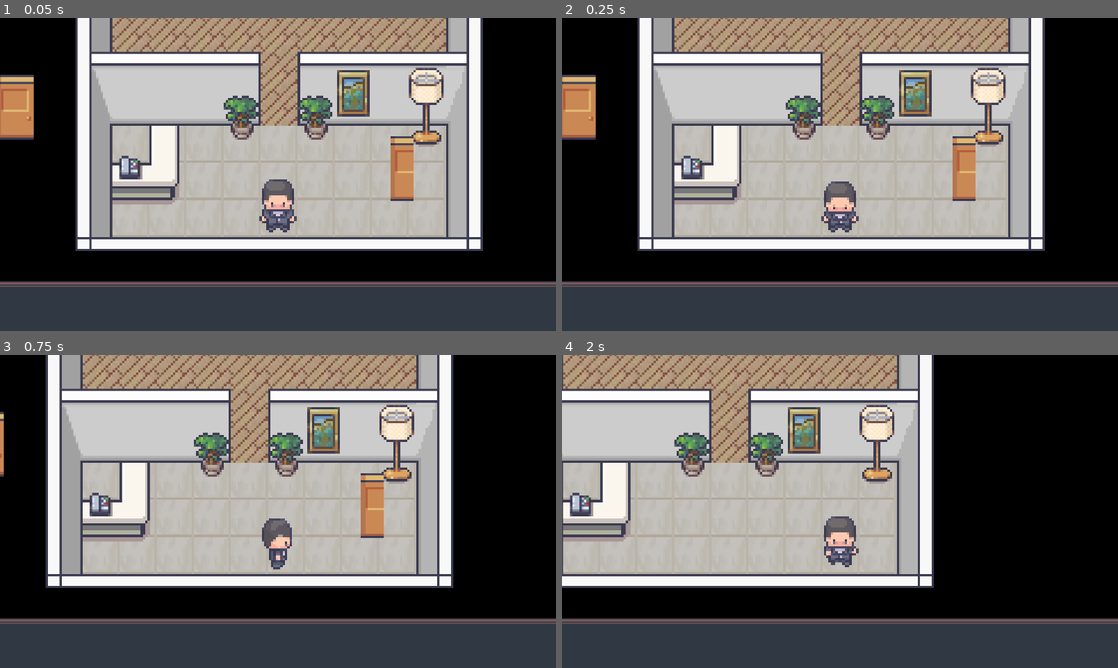
Above: before the commit, frames 1-4 (two rows, left to right).
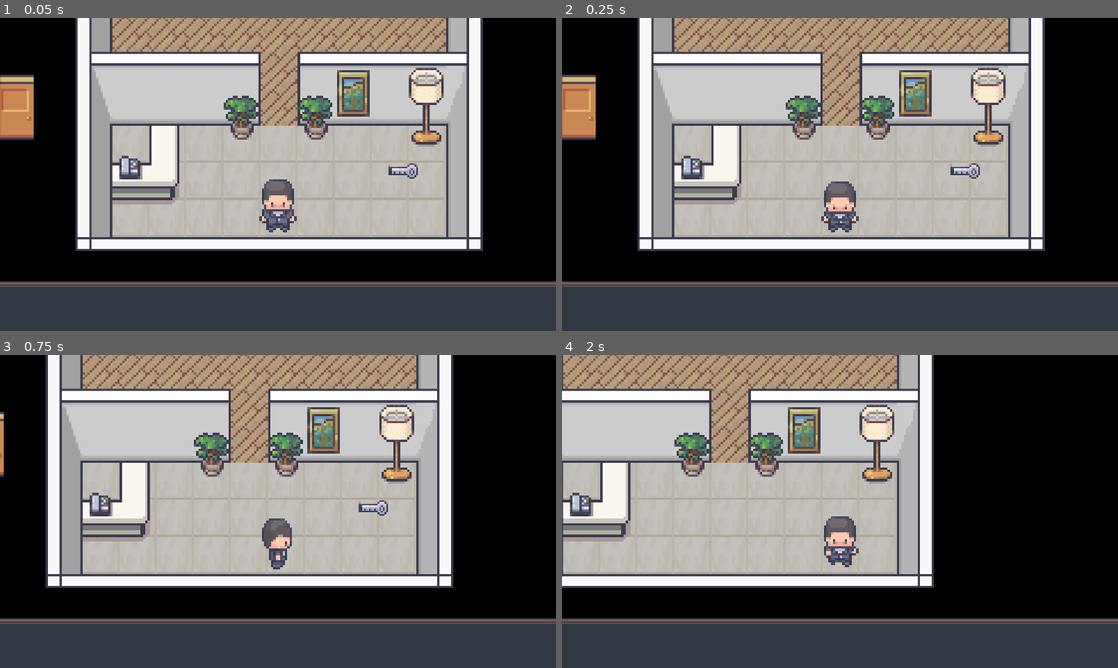
Above: after the commit, the same moments.

Repository: CISC204-S26/hw4-mrcheng-nabilmou
Game: Godot game, scene res://SCENES/TESTS/TestScene2.tscn
Same seed, same stepped clock (60 frames per second), same inputs: the game is played once before the commit and once after it. This scene is started directly instead of the project's main scene.
Inputs:
- Up to frame 1 (0.05 s): no input
- Up to frame 2 (0.25 s): no input
- Up to frame 3 (0.75 s): hold D (Right) from 0.53 s (still down); tap E (Interact) at 0.6 s
- Up to frame 4 (2 s): release D (Right) at 1.28 s; hold S (Down) from 1.28 s (still down); tap E (Interact) at 1.35 s

The runs differ from the first frame. In frame 1, 0.9% of the frame differs, in the area x 69-76%, y 37-59%; in frame 2, 0.9%; in frame 3, 0.9%, in the area x 64-70%, y 37-59%; in frame 4, nothing differs.

Commit message:
changed key

Diff:
--- a/cisc-204-pair-project/SCENES/INTERACTABLES/Key.tscn
+++ b/cisc-204-pair-project/SCENES/INTERACTABLES/Key.tscn
@@ -1,10 +1,14 @@
 [gd_scene format=3 uid="uid://bk8qbs7k6m5te"]
 
 [ext_resource type="Script" uid="uid://dd848bpvpffrx" path="res://SCRIPTS/interactable.gd" id="1_kwl3c"]
-[ext_resource type="Texture2D" uid="uid://dsjxes4yvmlog" path="res://ASSETS/ANIMATEDSTUFF/animated_door_big_1_32x32.png" id="2_gfgkv"]
+[ext_resource type="Texture2D" uid="uid://8jx4q284aux3" path="res://ASSETS/ROOMS/1_Generic_32x32.png" id="3_02ycn"]
 
 [sub_resource type="CircleShape2D" id="CircleShape2D_gfgkv"]
-radius = 30.066593
+radius = 16.124516
+
+[sub_resource type="AtlasTexture" id="AtlasTexture_atu54"]
+atlas = ExtResource("3_02ycn")
+region = Rect2(94, 1622, 34, 18)
 
 [node name="Key" type="Area2D" unique_id=655332623]
 script = ExtResource("1_kwl3c")
@@ -14,7 +18,11 @@
 [node name="CollisionShape2D" type="CollisionShape2D" parent="." unique_id=1559352137]
 shape = SubResource("CircleShape2D_gfgkv")
 
-[node name="Sprite2D" type="Sprite2D" parent="." unique_id=1371538113]
-position = Vector2(-1, -19)
-texture = ExtResource("2_gfgkv")
-hframes = 8
+[node name="TextureRect" type="TextureRect" parent="." unique_id=1159562324]
+offset_left = -15.0
+offset_top = -14.0
+offset_right = 25.0
+offset_bottom = 26.0
+scale = Vector2(0.75, 0.75)
+texture = SubResource("AtlasTexture_atu54")
+stretch_mode = 3
